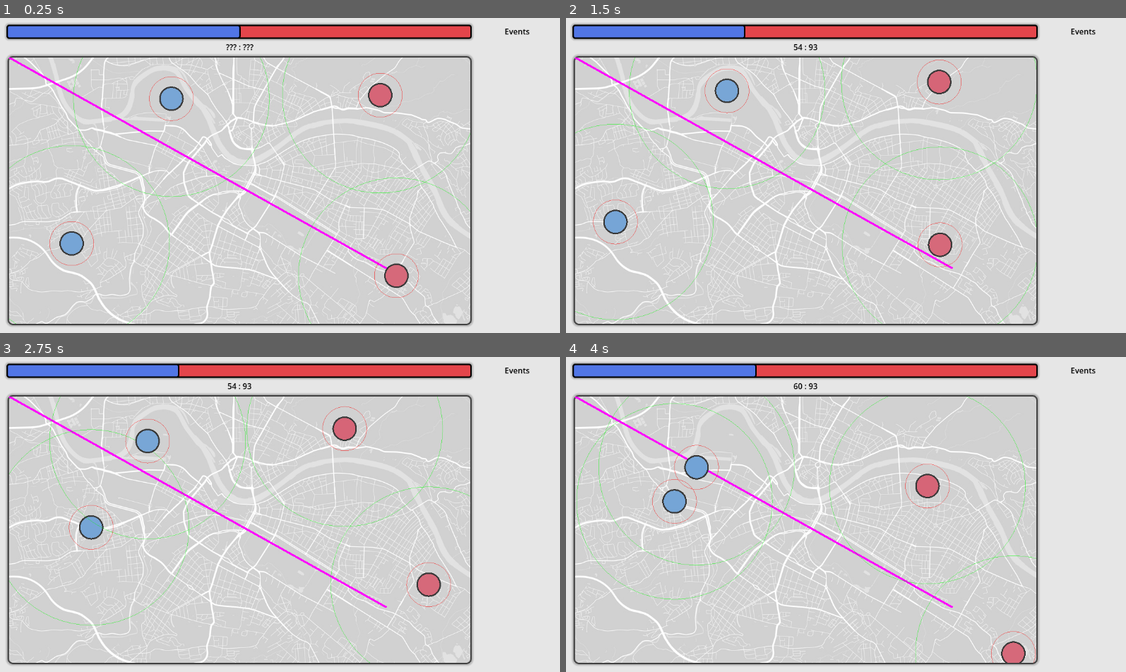
Above: before the commit, frames 1-4 (two rows, left to right).
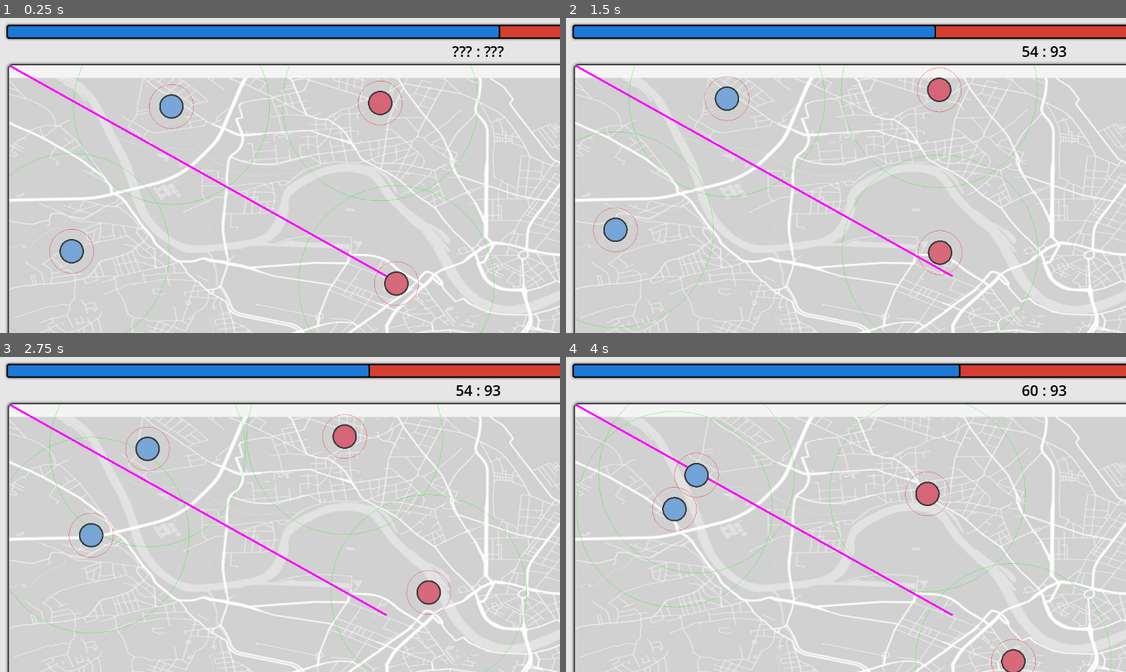
Above: after the commit, the same moments.

Repository: s7eamy/social-bubbles
Game: Godot game, scene res://test_eimantas.tscn
The game is run twice, just before and just after one commit, with the same random seed, the same clock (stepped at 60 frames per second) and the same inputs. This scene is started directly instead of the project's main scene.
Inputs (mouse positions are in pixels of both pictures, inside the frame that each line leads up to):
- Up to frame 1 (0.25 s): no input
- Up to frame 2 (1.5 s): move the mouse to (946, 93) at 0.52 s; click (946, 93) at 0.67 s; move the mouse to (930, 257) at 1.27 s; click (930, 257) at 1.42 s
- Up to frame 3 (2.75 s): move the mouse to (78, 564) at 2.02 s; click (78, 564) at 2.17 s
- Up to frame 4 (4 s): move the mouse to (711, 442) at 2.77 s; click (711, 442) at 2.92 s; move the mouse to (1014, 561) at 3.52 s; click (1014, 561) at 3.67 s

The runs differ from the first frame. In frame 1, 18% of the frame differs, in the area x 1-100%, y 1-100%; in frame 2, 18%; in frame 3, 18%; in frame 4, 18%.

Commit message:
feat: ui stats panels for unit and bubble counts

Diff:
--- a/scenes/characters/social_bubble/social_bubble.tscn
+++ b/scenes/characters/social_bubble/social_bubble.tscn
@@ -5,7 +5,7 @@
 [sub_resource type="CircleShape2D" id="CircleShape2D_eujrt"]
 radius = 35.0
 
-[node name="SocialBubble" type="Node2D"]
+[node name="SocialBubble" type="Node2D" groups=["social bubbles"]]
 script = ExtResource("1_kxpqx")
 
 [node name="UpdateUnitsComprisingTimer" type="Timer" parent="."]
@@ -16,7 +16,7 @@
 [node name="UpdateInfluenceRadiusTimer" type="Timer" parent="."]
 autostart = true
 
-[node name="InfluenceRange" type="Area2D" parent="." groups=["social bubbles"]]
+[node name="InfluenceRange" type="Area2D" parent="."]
 
 [node name="CollisionShape2D" type="CollisionShape2D" parent="InfluenceRange"]
 shape = SubResource("CircleShape2D_eujrt")
--- a/scenes/game/game.gd
+++ b/scenes/game/game.gd
@@ -3,6 +3,8 @@
 # variables
 
 @export var social_bubble_scene: PackedScene
+
+var social_bubble_list: Array = []
 
 var unit_list: Array = []
 var unit_not_in_social_bubble_list: Array = []
@@ -25,7 +27,11 @@
 func initialize_unit_and_social_bubble_handling_timer():
 	var game_update_timer = $UpdateUnitListTimer
 	game_update_timer.connect("timeout", Callable(self, "update_unit_list"))
+	game_update_timer.connect("timeout", Callable(self, "update_social_bubble_list"))
 	game_update_timer.connect("timeout", Callable(self, "check_social_bubbles"))
+
+func update_social_bubble_list():
+	social_bubble_list = get_tree().get_nodes_in_group("social bubbles")
 
 func update_unit_list():
 	unit_list = get_tree().get_nodes_in_group("units")
--- a/scenes/levels/first_level/first_level.tscn
+++ b/scenes/levels/first_level/first_level.tscn
@@ -1,10 +1,276 @@
-[gd_scene load_steps=3 format=3 uid="uid://c18ncf7fome3p"]
+[gd_scene load_steps=8 format=3 uid="uid://c18ncf7fome3p"]
 
 [ext_resource type="PackedScene" uid="uid://c2h42mkmbnom4" path="res://scenes/game/game.tscn" id="1_tcrie"]
-[ext_resource type="PackedScene" uid="uid://b0m72wbakf7aa" path="res://scenes/game/score/score.tscn" id="2_ujddo"]
-
-[node name="FirstLevel" type="Node2D"]
+[ext_resource type="Script" path="res://scenes/levels/first_level/generator.gd" id="2_mwoe8"]
+[ext_resource type="PackedScene" uid="uid://dp82b4kb4pydf" path="res://scenes/unit/unit.tscn" id="3_bvfp1"]
+[ext_resource type="PackedScene" uid="uid://d235bok86nwo0" path="res://scenes/ui/ui.tscn" id="3_wqjjq"]
+
+[sub_resource type="PlaneMesh" id="PlaneMesh_3dohb"]
+size = Vector2(1200, 700)
+orientation = 2
+
+[sub_resource type="RectangleShape2D" id="RectangleShape2D_bxlus"]
+size = Vector2(50, 1958)
+
+[sub_resource type="StyleBoxFlat" id="StyleBoxFlat_ehrxc"]
+bg_color = Color(1, 1, 1, 1)
+border_width_left = 3
+border_width_top = 3
+border_width_right = 3
+border_width_bottom = 3
+border_color = Color(0, 0, 0, 1)
+corner_radius_top_left = 10
+corner_radius_top_right = 10
+corner_radius_bottom_right = 10
+corner_radius_bottom_left = 10
+shadow_color = Color(0, 0, 0, 0.25098)
+shadow_size = 5
+
+[node name="FirstLevel" type="Node"]
+
+[node name="Camera2D" type="Camera2D" parent="."]
+position = Vector2(1151, 347)
+offset = Vector2(0, 300)
+zoom = Vector2(0.5, 0.5)
 
 [node name="Game" parent="." instance=ExtResource("1_tcrie")]
 
-[node name="Score" parent="." instance=ExtResource("2_ujddo")]
+[node name="Ui" parent="." instance=ExtResource("3_wqjjq")]
+
+[node name="Map" type="Node2D" parent="Ui/Background/Border/Frame" index="0"]
+position = Vector2(533, 281)
+script = ExtResource("2_mwoe8")
+unit_scene = ExtResource("3_bvfp1")
+
+[node name="MeshInstance2D" type="MeshInstance2D" parent="Ui/Background/Border/Frame/Map"]
+position = Vector2(467.5, 304.5)
+scale = Vector2(1.6625, 1.66714)
+mesh = SubResource("PlaneMesh_3dohb")
+
+[node name="LeftWall" type="StaticBody2D" parent="Ui/Background/Border/Frame/Map"]
+position = Vector2(-536, 300)
+collision_mask = 2
+
+[node name="CollisionShape2D" type="CollisionShape2D" parent="Ui/Background/Border/Frame/Map/LeftWall"]
+shape = SubResource("RectangleShape2D_bxlus")
+
+[node name="RightWall" type="StaticBody2D" parent="Ui/Background/Border/Frame/Map"]
+position = Vector2(1470, 304)
+collision_mask = 2
+
+[node name="CollisionShape2D" type="CollisionShape2D" parent="Ui/Background/Border/Frame/Map/RightWall"]
+position = Vector2(-2, -1)
+shape = SubResource("RectangleShape2D_bxlus")
+
+[node name="UpWall" type="StaticBody2D" parent="Ui/Background/Border/Frame/Map"]
+position = Vector2(584, -284)
+rotation = 1.5708
+collision_mask = 2
+
+[node name="CollisionShape2D" type="CollisionShape2D" parent="Ui/Background/Border/Frame/Map/UpWall"]
+position = Vector2(-3.05176e-05, 122)
+shape = SubResource("RectangleShape2D_bxlus")
+
+[node name="DownWall" type="StaticBody2D" parent="Ui/Background/Border/Frame/Map"]
+position = Vector2(467, 901)
+rotation = 1.5708
+collision_mask = 2
+
+[node name="CollisionShape2D" type="CollisionShape2D" parent="Ui/Background/Border/Frame/Map/DownWall"]
+shape = SubResource("RectangleShape2D_bxlus")
+
+[node name="ScoreBar" parent="Ui/Background" index="1"]
+show_percentage = false
+
+[node name="ScoreLabel" parent="Ui/Background/ScoreBar" index="0"]
+offset_left = -98.5
+offset_right = 105.5
+
+[node name="EventsLabel" parent="Ui/Background" index="2"]
+offset_left = -204.0
+offset_top = 12.0
+offset_right = -45.0
+offset_bottom = 54.0
+text = "Stats"
+
+[node name="StatPanel6" type="Panel" parent="Ui/Background" index="3"]
+layout_mode = 1
+anchors_preset = 1
+anchor_left = 1.0
+anchor_right = 1.0
+offset_left = -253.0
+offset_top = 101.0
+offset_right = -20.0
+offset_bottom = 314.0
+grow_horizontal = 0
+theme_override_styles/panel = SubResource("StyleBoxFlat_ehrxc")
+
+[node name="NumberLabel" type="Label" parent="Ui/Background/StatPanel6"]
+layout_mode = 0
+offset_left = 51.0
+offset_top = 12.0
+offset_right = 184.0
+offset_bottom = 122.0
+theme_override_colors/font_color = Color(0, 0, 0, 1)
+theme_override_font_sizes/font_size = 80
+text = "??"
+horizontal_alignment = 1
+
+[node name="StatLabel" type="Label" parent="Ui/Background/StatPanel6"]
+layout_mode = 0
+offset_left = 6.0
+offset_top = 129.0
+offset_right = 225.0
+offset_bottom = 208.0
+theme_override_colors/font_color = Color(0, 0, 0, 1)
+theme_override_constants/line_spacing = -5
+theme_override_font_sizes/font_size = 30
+text = "Influence
+points"
+horizontal_alignment = 1
+
+[node name="StatPanel7" type="Panel" parent="Ui/Background" index="4"]
+layout_mode = 1
+anchors_preset = 1
+anchor_left = 1.0
+anchor_right = 1.0
+offset_left = -253.0
+offset_top = 341.0
+offset_right = -20.0
+offset_bottom = 554.0
+grow_horizontal = 0
+theme_override_styles/panel = SubResource("StyleBoxFlat_ehrxc")
+
+[node name="NumberLabel" type="Label" parent="Ui/Background/StatPanel7"]
+layout_mode = 0
+offset_left = 51.0
+offset_top = 12.0
+offset_right = 184.0
+offset_bottom = 122.0
+theme_override_colors/font_color = Color(0, 0, 0, 1)
+theme_override_font_sizes/font_size = 80
+text = "??"
+horizontal_alignment = 1
+
+[node name="StatLabel" type="Label" parent="Ui/Background/StatPanel7"]
+layout_mode = 0
+offset_left = 6.0
+offset_top = 129.0
+offset_right = 225.0
+offset_bottom = 208.0
+theme_override_colors/font_color = Color(0, 0, 0, 1)
+theme_override_constants/line_spacing = -5
+theme_override_font_sizes/font_size = 30
+text = "Literates"
+horizontal_alignment = 1
+vertical_alignment = 2
+
+[node name="StatPanel8" type="Panel" parent="Ui/Background" index="5"]
+layout_mode = 1
+anchors_preset = 1
+anchor_left = 1.0
+anchor_right = 1.0
+offset_left = -253.0
+offset_top = 585.0
+offset_right = -20.0
+offset_bottom = 798.0
+grow_horizontal = 0
+theme_override_styles/panel = SubResource("StyleBoxFlat_ehrxc")
+
+[node name="NumberLabel" type="Label" parent="Ui/Background/StatPanel8"]
+layout_mode = 0
+offset_left = 51.0
+offset_top = 12.0
+offset_right = 184.0
+offset_bottom = 122.0
+theme_override_colors/font_color = Color(0.839216, 0.243137, 0.192157, 1)
+theme_override_font_sizes/font_size = 80
+text = "??"
+horizontal_alignment = 1
+
+[node name="StatLabel" type="Label" parent="Ui/Background/StatPanel8"]
+layout_mode = 0
+offset_left = 6.0
+offset_top = 129.0
+offset_right = 225.0
+offset_bottom = 208.0
+theme_override_colors/font_color = Color(0, 0, 0, 1)
+theme_override_constants/line_spacing = -5
+theme_override_font_sizes/font_size = 30
+text = "Illiterates"
+horizontal_alignment = 1
+vertical_alignment = 2
+
+[node name="StatPanel9" type="Panel" parent="Ui/Background" index="6"]
+layout_mode = 1
+anchors_preset = 1
+anchor_left = 1.0
+anchor_right = 1.0
+offset_left = -253.0
+offset_top = 825.0
+offset_right = -20.0
+offset_bottom = 1038.0
+grow_horizontal = 0
+theme_override_styles/panel = SubResource("StyleBoxFlat_ehrxc")
+
+[node name="NumberLabel" type="Label" parent="Ui/Background/StatPanel9"]
+layout_mode = 0
+offset_left = 51.0
+offset_top = 12.0
+offset_right = 184.0
+offset_bottom = 122.0
+theme_override_colors/font_color = Color(0, 0, 0, 1)
+theme_override_font_sizes/font_size = 80
+text = "??"
+horizontal_alignment = 1
+
+[node name="StatLabel" type="Label" parent="Ui/Background/StatPanel9"]
+layout_mode = 0
+offset_left = 6.0
+offset_top = 129.0
+offset_right = 225.0
+offset_bottom = 208.0
+theme_override_colors/font_color = Color(0, 0, 0, 1)
+theme_override_constants/line_spacing = -5
+theme_override_font_sizes/font_size = 30
+text = "Literate
+social bubbles"
+horizontal_alignment = 1
+
+[node name="StatPanel10" type="Panel" parent="Ui/Background" index="7"]
+layout_mode = 1
+anchors_preset = 1
+anchor_left = 1.0
+anchor_right = 1.0
+offset_left = -253.0
+offset_top = 1063.0
+offset_right = -20.0
+offset_bottom = 1276.0
+grow_horizontal = 0
+theme_override_styles/panel = SubResource("StyleBoxFlat_ehrxc")
+
+[node name="NumberLabel" type="Label" parent="Ui/Background/StatPanel10"]
+layout_mode = 0
+offset_left = 51.0
+offset_top = 12.0
+offset_right = 184.0
+offset_bottom = 122.0
+theme_override_colors/font_color = Color(0.839216, 0.243137, 0.192157, 1)
+theme_override_font_sizes/font_size = 80
+text = "??"
+horizontal_alignment = 1
+
+[node name="StatLabel" type="Label" parent="Ui/Background/StatPanel10"]
+layout_mode = 0
+offset_left = 6.0
+offset_top = 129.0
+offset_right = 225.0
+offset_bottom = 208.0
+theme_override_colors/font_color = Color(0, 0, 0, 1)
+theme_override_constants/line_spacing = -5
+theme_override_font_sizes/font_size = 30
+text = "Illiterate
+social bubbles"
+horizontal_alignment = 1
+
+[editable path="Ui"]
--- /dev/null
+++ b/scenes/levels/first_level/generator.gd
@@ -0,0 +1,20 @@
+extends Node2D
+
+@export var unit_scene: PackedScene
+
+# Called when the node enters the scene tree for the first time.
+func _ready() -> void:
+	randomize()
+	var num_units = 50
+	for i in range(num_units):
+		var unit_instance = unit_scene.instantiate()
+		unit_instance.position = Vector2(
+			randf_range(0, get_viewport_rect().size.x),
+			randf_range(0, get_viewport_rect().size.y)
+		)
+		add_child(unit_instance)
+
+
+# Called every frame. 'delta' is the elapsed time since the previous frame.
+func _process(delta: float) -> void:
+	pass
--- a/scenes/ui/ui.gd
+++ b/scenes/ui/ui.gd
@@ -3,8 +3,17 @@
 var game_controller
 var score_literate: int = 0
 var score_illiterate: int = 0
+var count_literate: int = 0
+var count_illiterate: int = 0
+var count_literate_social_bubbles: int = 0
+var count_illiterate_social_bubbles: int = 0
 @onready var score_label: Label = $Background/ScoreBar/ScoreLabel
 @onready var score_bar: ProgressBar = $Background/ScoreBar
+@onready var influence_points_label: Label = $Background/InfluencePointsPanel/InfluencePointsLabel
+@onready var literates_label: Label = $Background/LiteratesPanel/LiteratesLabel
+@onready var illiterates_label: Label = $Background/IlliteratesPanel/IlliteratesLabel
+@onready var literates_bubbles_label: Label = $Background/LiteratesBubblesPanel/LiteratesBubblesLabel
+@onready var illiterates_bubbles_label: Label = $Background/IlliteratesBubblesPanel/IlliteratesBubblesLabel
 
 # Called when the node enters the scene tree for the first time.
 func _ready() -> void:
@@ -13,6 +22,8 @@
 # Called every frame. 'delta' is the elapsed time since the previous frame.
 func _process(delta: float) -> void:
 	calculate_score()
+	calculate_unit_counts()
+	calculate_social_bubble_counts()
 
 func find_game_node():
 	# Start searching from the root node
@@ -35,3 +46,27 @@
 				score_literate += unit.media_literacy_score
 		score_label.text = str(round(score_literate)) + " : " + str(round(score_illiterate))
 		score_bar.value = float(score_literate) / float((score_illiterate + score_literate)) * 100
+
+func calculate_unit_counts():
+	count_literate = 0
+	count_illiterate = 0
+	if game_controller and game_controller.unit_list:
+		for unit in game_controller.unit_list:
+			if unit.type == Globals.UnitTypes.MEDIA_ILLITERATE:
+				count_illiterate += 1
+			elif unit.type == Globals.UnitTypes.MEDIA_LITERATE:
+				count_literate += 1
+		literates_label.text = str(count_literate)
+		illiterates_label.text = str(count_illiterate)
+
+func calculate_social_bubble_counts():
+	count_literate_social_bubbles = 0
+	count_illiterate_social_bubbles = 0
+	if game_controller and game_controller.social_bubble_list:
+		for social_bubble in game_controller.social_bubble_list:
+			if social_bubble.type == Globals.UnitTypes.MEDIA_ILLITERATE:
+				count_illiterate_social_bubbles += 1
+			elif social_bubble.type == Globals.UnitTypes.MEDIA_LITERATE:
+				count_literate_social_bubbles += 1
+		literates_bubbles_label.text = str(count_literate_social_bubbles)
+		illiterates_bubbles_label.text = str(count_illiterate_social_bubbles)
--- a/scenes/ui/ui.tscn
+++ b/scenes/ui/ui.tscn
@@ -30,7 +30,7 @@
 shadow_color = Color(0, 0, 0, 0.25098)
 
 [sub_resource type="StyleBoxFlat" id="StyleBoxFlat_80425"]
-bg_color = Color(0.891807, 0.270956, 0.29519, 1)
+bg_color = Color(0.839216, 0.243137, 0.192157, 1)
 border_width_left = 3
 border_width_top = 3
 border_width_right = 3
@@ -44,7 +44,7 @@
 shadow_size = 5
 
 [sub_resource type="StyleBoxFlat" id="StyleBoxFlat_02wg3"]
-bg_color = Color(0.317662, 0.461157, 0.901641, 1)
+bg_color = Color(0.113725, 0.47451, 0.839216, 1)
 border_width_left = 3
 border_width_top = 3
 border_width_right = 3
@@ -56,11 +56,27 @@
 corner_radius_bottom_left = 5
 shadow_color = Color(0, 0, 0, 0.25098)
 
+[sub_resource type="StyleBoxFlat" id="StyleBoxFlat_b5vtm"]
+bg_color = Color(1, 1, 1, 1)
+border_width_left = 3
+border_width_top = 3
+border_width_right = 3
+border_width_bottom = 3
+border_color = Color(0, 0, 0, 1)
+corner_radius_top_left = 10
+corner_radius_top_right = 10
+corner_radius_bottom_right = 10
+corner_radius_bottom_left = 10
+shadow_color = Color(0, 0, 0, 0.25098)
+shadow_size = 5
+
 [node name="Ui" type="Control"]
 layout_mode = 3
 anchors_preset = 15
 anchor_right = 1.0
 anchor_bottom = 1.0
+offset_right = 1149.0
+offset_bottom = 646.0
 grow_horizontal = 2
 grow_vertical = 2
 script = ExtResource("1_w005m")
@@ -80,8 +96,8 @@
 anchor_right = 1.0
 anchor_bottom = 1.0
 offset_left = 24.0
-offset_top = 82.0
-offset_right = -180.0
+offset_top = 98.0
+offset_right = -270.0
 offset_bottom = -16.0
 grow_horizontal = 2
 grow_vertical = 2
@@ -107,7 +123,7 @@
 anchor_right = 1.0
 offset_left = 22.0
 offset_top = 18.0
-offset_right = -180.0
+offset_right = -270.0
 offset_bottom = 47.0
 grow_horizontal = 2
 theme_override_colors/font_color = Color(0, 0, 0, 0)
@@ -123,13 +139,14 @@
 anchor_top = 1.0
 anchor_right = 0.5
 anchor_bottom = 1.0
-offset_left = -78.0
-offset_top = 5.0
-offset_right = 81.0
-offset_bottom = 28.0
+offset_left = -143.5
+offset_top = 4.0
+offset_right = 60.5
+offset_bottom = 46.0
 grow_horizontal = 2
 grow_vertical = 0
 theme_override_colors/font_color = Color(0, 0, 0, 1)
+theme_override_font_sizes/font_size = 30
 text = "??? : ???"
 horizontal_alignment = 1
 vertical_alignment = 1
@@ -139,12 +156,195 @@
 anchors_preset = 1
 anchor_left = 1.0
 anchor_right = 1.0
-offset_left = -167.0
+offset_left = -233.0
 offset_top = 20.0
-offset_right = -8.0
-offset_bottom = 43.0
-grow_horizontal = 0
-theme_override_colors/font_color = Color(0, 0, 0, 1)
+offset_right = -34.0
+offset_bottom = 62.0
+grow_horizontal = 0
+theme_override_colors/font_color = Color(0, 0, 0, 1)
+theme_override_font_sizes/font_size = 30
 text = "Events"
 horizontal_alignment = 1
 vertical_alignment = 1
+
+[node name="InfluencePointsPanel" type="Panel" parent="Background"]
+layout_mode = 1
+anchors_preset = 1
+anchor_left = 1.0
+anchor_right = 1.0
+offset_left = -253.0
+offset_top = 101.0
+offset_right = -20.0
+offset_bottom = 314.0
+grow_horizontal = 0
+theme_override_styles/panel = SubResource("StyleBoxFlat_b5vtm")
+
+[node name="InfluencePointsLabel" type="Label" parent="Background/InfluencePointsPanel"]
+layout_mode = 0
+offset_left = 51.0
+offset_top = 12.0
+offset_right = 184.0
+offset_bottom = 122.0
+theme_override_colors/font_color = Color(0, 0, 0, 1)
+theme_override_font_sizes/font_size = 80
+text = "??"
+horizontal_alignment = 1
+
+[node name="StatLabel" type="Label" parent="Background/InfluencePointsPanel"]
+layout_mode = 0
+offset_left = 6.0
+offset_top = 129.0
+offset_right = 225.0
+offset_bottom = 208.0
+theme_override_colors/font_color = Color(0, 0, 0, 1)
+theme_override_constants/line_spacing = -5
+theme_override_font_sizes/font_size = 30
+text = "Influence
+points"
+horizontal_alignment = 1
+
+[node name="LiteratesPanel" type="Panel" parent="Background"]
+layout_mode = 1
+anchors_preset = 1
+anchor_left = 1.0
+anchor_right = 1.0
+offset_left = -253.0
+offset_top = 341.0
+offset_right = -20.0
+offset_bottom = 554.0
+grow_horizontal = 0
+theme_override_styles/panel = SubResource("StyleBoxFlat_b5vtm")
+
+[node name="LiteratesLabel" type="Label" parent="Background/LiteratesPanel"]
+layout_mode = 0
+offset_left = 51.0
+offset_top = 12.0
+offset_right = 184.0
+offset_bottom = 122.0
+theme_override_colors/font_color = Color(0.113725, 0.47451, 0.839216, 1)
+theme_override_font_sizes/font_size = 80
+text = "??"
+horizontal_alignment = 1
+vertical_alignment = 1
+
+[node name="StatLabel" type="Label" parent="Background/LiteratesPanel"]
+layout_mode = 0
+offset_left = 6.0
+offset_top = 129.0
+offset_right = 225.0
+offset_bottom = 208.0
+theme_override_colors/font_color = Color(0, 0, 0, 1)
+theme_override_constants/line_spacing = -5
+theme_override_font_sizes/font_size = 30
+text = "Literates"
+horizontal_alignment = 1
+vertical_alignment = 2
+
+[node name="IlliteratesPanel" type="Panel" parent="Background"]
+layout_mode = 1
+anchors_preset = 1
+anchor_left = 1.0
+anchor_right = 1.0
+offset_left = -253.0
+offset_top = 585.0
+offset_right = -20.0
+offset_bottom = 798.0
+grow_horizontal = 0
+theme_override_styles/panel = SubResource("StyleBoxFlat_b5vtm")
+
+[node name="IlliteratesLabel" type="Label" parent="Background/IlliteratesPanel"]
+layout_mode = 0
+offset_left = 51.0
+offset_top = 12.0
+offset_right = 184.0
+offset_bottom = 122.0
+theme_override_colors/font_color = Color(0.839216, 0.243137, 0.192157, 1)
+theme_override_font_sizes/font_size = 80
+text = "??"
+horizontal_alignment = 1
+vertical_alignment = 1
+
+[node name="StatLabel" type="Label" parent="Background/IlliteratesPanel"]
+layout_mode = 0
+offset_left = 6.0
+offset_top = 129.0
+offset_right = 225.0
+offset_bottom = 208.0
+theme_override_colors/font_color = Color(0, 0, 0, 1)
+theme_override_constants/line_spacing = -5
+theme_override_font_sizes/font_size = 30
+text = "Illiterates"
+horizontal_alignment = 1
+vertical_alignment = 2
+
+[node name="LiteratesBubblesPanel" type="Panel" parent="Background"]
+layout_mode = 1
+anchors_preset = 1
+anchor_left = 1.0
+anchor_right = 1.0
+offset_left = -253.0
+offset_top = 825.0
+offset_right = -20.0
+offset_bottom = 1038.0
+grow_horizontal = 0
+theme_override_styles/panel = SubResource("StyleBoxFlat_b5vtm")
+
+[node name="LiteratesBubblesLabel" type="Label" parent="Background/LiteratesBubblesPanel"]
+layout_mode = 0
+offset_left = 51.0
+offset_top = 12.0
+offset_right = 184.0
+offset_bottom = 122.0
+theme_override_colors/font_color = Color(0.113725, 0.47451, 0.839216, 1)
+theme_override_font_sizes/font_size = 80
+text = "??"
+horizontal_alignment = 1
+
+[node name="StatLabel" type="Label" parent="Background/LiteratesBubblesPanel"]
+layout_mode = 0
+offset_left = 6.0
+offset_top = 129.0
+offset_right = 225.0
+offset_bottom = 208.0
+theme_override_colors/font_color = Color(0, 0, 0, 1)
+theme_override_constants/line_spacing = -5
+theme_override_font_sizes/font_size = 30
+text = "Literate
+social bubbles"
+horizontal_alignment = 1
+
+[node name="IlliteratesBubblesPanel" type="Panel" parent="Background"]
+layout_mode = 1
+anchors_preset = 1
+anchor_left = 1.0
+anchor_right = 1.0
+offset_left = -253.0
+offset_top = 1063.0
+offset_right = -20.0
+offset_bottom = 1276.0
+grow_horizontal = 0
+theme_override_styles/panel = SubResource("StyleBoxFlat_b5vtm")
+
+[node name="IlliteratesBubblesLabel" type="Label" parent="Background/IlliteratesBubblesPanel"]
+layout_mode = 0
+offset_left = 51.0
+offset_top = 12.0
+offset_right = 184.0
+offset_bottom = 122.0
+theme_override_colors/font_color = Color(0.839216, 0.243137, 0.192157, 1)
+theme_override_font_sizes/font_size = 80
+text = "??"
+horizontal_alignment = 1
+
+[node name="StatLabel" type="Label" parent="Background/IlliteratesBubblesPanel"]
+layout_mode = 0
+offset_left = 6.0
+offset_top = 129.0
+offset_right = 225.0
+offset_bottom = 208.0
+theme_override_colors/font_color = Color(0, 0, 0, 1)
+theme_override_constants/line_spacing = -5
+theme_override_font_sizes/font_size = 30
+text = "Illiterate
+social bubbles"
+horizontal_alignment = 1
--- a/test_eimantas.tscn
+++ b/test_eimantas.tscn
@@ -24,21 +24,17 @@
 width = 4.0
 default_color = Color(1, 0, 1, 1)
 
-[node name="Unit" parent="Ui/Background/Border/Frame" index="2" node_paths=PackedStringArray("line") instance=ExtResource("1_loclc")]
+[node name="Unit" parent="Ui/Background/Border/Frame" index="2" instance=ExtResource("1_loclc")]
 position = Vector2(758, 77)
-line = NodePath("../Line2D")
 
-[node name="Unit2" parent="Ui/Background/Border/Frame" index="3" node_paths=PackedStringArray("line") instance=ExtResource("1_loclc")]
+[node name="Unit2" parent="Ui/Background/Border/Frame" index="3" instance=ExtResource("1_loclc")]
 position = Vector2(791, 446)
-line = NodePath("../Line2D")
 
-[node name="Unit3" parent="Ui/Background/Border/Frame" index="4" node_paths=PackedStringArray("line") instance=ExtResource("1_loclc")]
+[node name="Unit3" parent="Ui/Background/Border/Frame" index="4" instance=ExtResource("1_loclc")]
 position = Vector2(128, 380)
-line = NodePath("../Line2D")
 
-[node name="Unit4" parent="Ui/Background/Border/Frame" index="5" node_paths=PackedStringArray("line") instance=ExtResource("1_loclc")]
+[node name="Unit4" parent="Ui/Background/Border/Frame" index="5" instance=ExtResource("1_loclc")]
 position = Vector2(334, 100)
-line = NodePath("../Line2D")
 
 [node name="Game" parent="." instance=ExtResource("3_0jitr")]
 
Not shown: 1 places in scenes/ui/ui.tscn that only renumber resources
